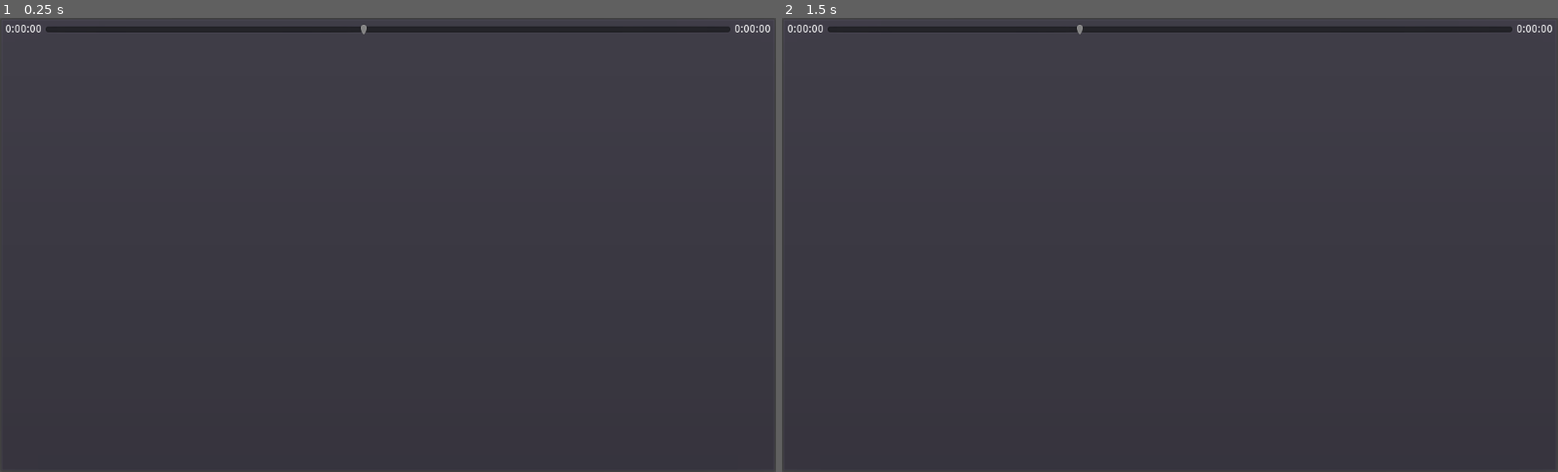
Above: before the commit, frames 1-2 (left to right).
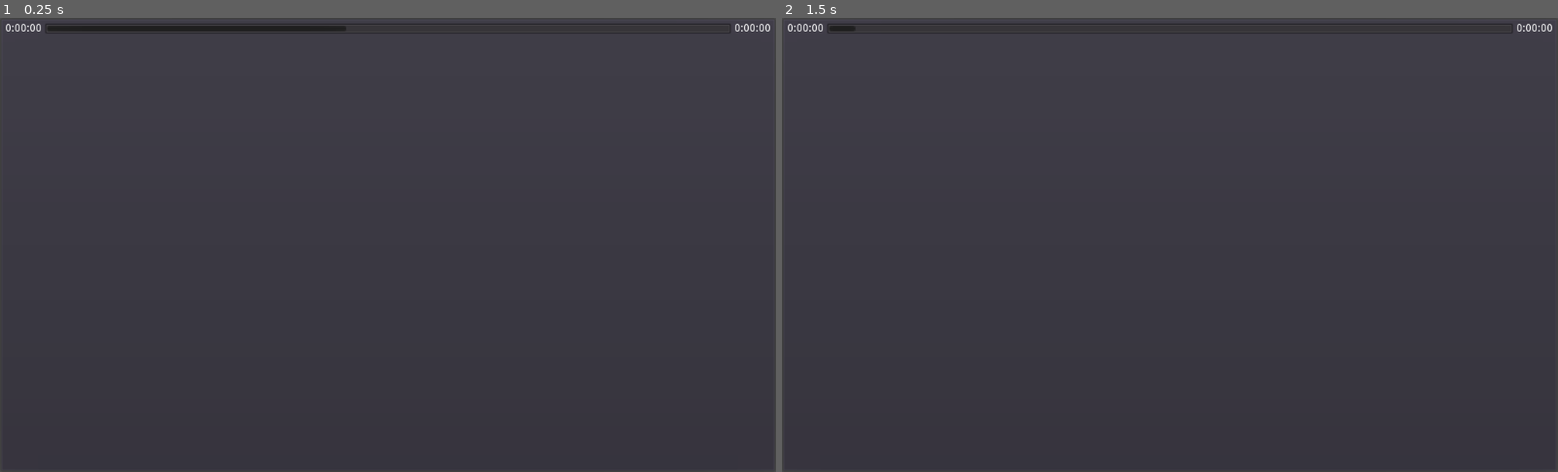
Above: after the commit, the same moments.

Repository: Wcubed/simple_music_player
Game: Godot game, scene res://ui/main.tscn
The game is run twice, just before and just after one commit, with the same random seed, the same clock (stepped at 60 frames per second) and the same inputs. Sound files missing from this copy of the repository are replaced by a short silence.
Inputs (mouse positions are in pixels of both pictures, inside the frame that each line leads up to):
- Up to frame 1 (0.25 s): no input
- Up to frame 2 (1.5 s): move the mouse to (1340, 222) at 0.52 s; press the mouse at (1340, 222) at 0.53 s; move the mouse to (1014, 267) at 1.27 s; release the mouse at (1014, 267) at 1.28 s; click (1014, 267) at 1.35 s

The runs differ from the first frame. In frame 1, 0.7% of the frame differs, in the area x 0-100%, y 1-4%; in frame 2, 0.7%.

Commit message:
+ Progress bar works and can be used to seek

Diff:
--- a/project.godot
+++ b/project.godot
@@ -20,6 +20,14 @@
 run/low_processor_mode=true
 config/icon="res://icon.png"
 
+[input]
+
+ui_seek_to_time={
+"deadzone": 0.5,
+"events": [ Object(InputEventMouseButton,"resource_local_to_scene":false,"resource_name":"","device":-1,"alt":false,"shift":false,"control":false,"meta":false,"command":false,"button_mask":0,"position":Vector2( 0, 0 ),"global_position":Vector2( 0, 0 ),"factor":1.0,"button_index":1,"pressed":false,"doubleclick":false,"script":null)
+ ]
+}
+
 [rendering]
 
 environment/default_environment="res://default_env.tres"
--- a/ui/main.gd
+++ b/ui/main.gd
@@ -6,7 +6,7 @@
 
 onready var _total_time_label := find_node("TotalTimeLabel")
 onready var _current_time_label := find_node("CurrentTimeLabel")
-onready var _seek_slider := find_node("SeekSlider")
+onready var _progress_bar := find_node("ProgressBar")
 
 
 var _stream_length_seconds := 0.0
@@ -22,7 +22,7 @@
 
 	_total_time_label.text = _seconds_to_time_string(_stream_length_seconds)
 	_current_time_label.text = _seconds_to_time_string(0)
-	_seek_slider.max_value = _stream_length_seconds
+	_progress_bar.max_value = _stream_length_seconds
 
 	_update_timer.start()
 
@@ -36,11 +36,21 @@
 	return "%d:%02d:%02d" % [hours, minutes, seconds]
 
 
+func _seek_to_current_mouse_position():
+	var x: int = _progress_bar.get_local_mouse_position().x
+	var max_x: int = _progress_bar.rect_size.x
+
+	_stream_player.seek((x * _stream_length_seconds) / max_x)
+
+
 func _on_UpdateTimer_timeout():
 	var playback_seconds: float = _stream_player.get_playback_position()
 	_current_time_label.text = _seconds_to_time_string(playback_seconds)
-	_seek_slider.value = playback_seconds
+	_progress_bar.value = playback_seconds
 
 
-func _on_SeekSlider_value_changed(value: float):
-	_stream_player.seek(value)
+func _on_ProgressBar_gui_input(event: InputEvent):
+	if event.is_action_pressed("ui_seek_to_time"):
+		_seek_to_current_mouse_position()
+	elif event is InputEventMouseMotion and Input.is_action_pressed("ui_seek_to_time"):
+		_seek_to_current_mouse_position()
--- a/ui/main.tscn
+++ b/ui/main.tscn
@@ -23,23 +23,23 @@
 
 [node name="HBoxContainer" type="HBoxContainer" parent="VBoxContainer"]
 margin_right = 1010.0
-margin_bottom = 16.0
+margin_bottom = 14.0
 
 [node name="CurrentTimeLabel" type="Label" parent="VBoxContainer/HBoxContainer"]
-margin_top = 1.0
-margin_bottom = 15.0
+margin_bottom = 14.0
 
-[node name="SeekSlider" type="HSlider" parent="VBoxContainer/HBoxContainer"]
+[node name="ProgressBar" type="ProgressBar" parent="VBoxContainer/HBoxContainer"]
 margin_left = 4.0
 margin_right = 1006.0
-margin_bottom = 16.0
+margin_bottom = 14.0
 size_flags_horizontal = 3
+size_flags_vertical = 1
 step = 0.0
+percent_visible = false
 
 [node name="TotalTimeLabel" type="Label" parent="VBoxContainer/HBoxContainer"]
 margin_left = 1010.0
-margin_top = 1.0
 margin_right = 1010.0
-margin_bottom = 15.0
+margin_bottom = 14.0
 [connection signal="timeout" from="UpdateTimer" to="." method="_on_UpdateTimer_timeout"]
-[connection signal="value_changed" from="VBoxContainer/HBoxContainer/SeekSlider" to="." method="_on_SeekSlider_value_changed"]
+[connection signal="gui_input" from="VBoxContainer/HBoxContainer/ProgressBar" to="." method="_on_ProgressBar_gui_input"]
